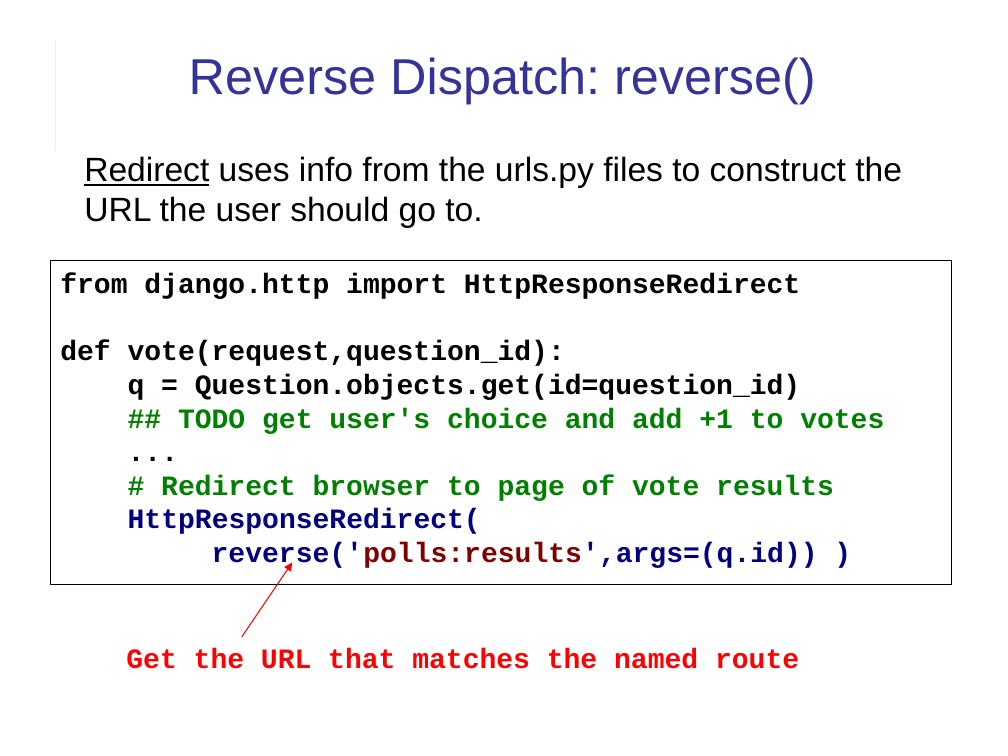
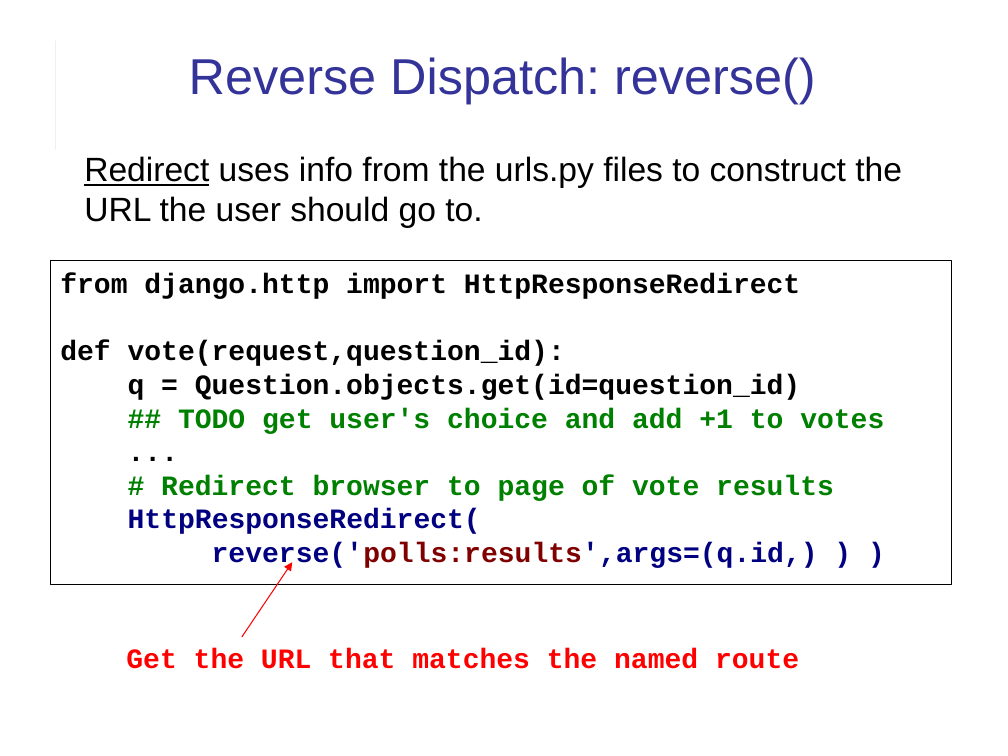
Before and after one commit to cpske/ISP, a slide deck: slide 19 of django/Django-review-1.ppt (slide 18 before the commit). Drawn at 1008x756 pixels with LibreOffice and Linux fonts; fonts in the diff are those of the drawing. Boxes give left, top, right and bottom in pixels: in the first picture for what was removed or moved away, otherwise in the second. Text is boxed around its words. In the diff, an @@ line names an element or a change of style, - is before the commit and + after.

```diff
--- a/django/Django-review-1.ppt
+++ b/django/Django-review-1.ppt
@@ text in rectangle at bbox=[212, 542, 818, 570]: text changed @@
-reverse('polls:results',args=(q.id)) )
+reverse('polls:results',args=(q.id,) ) )
```
Also in this commit, not shown: 18 other slides changed, 1 slide added, 1 other file.
